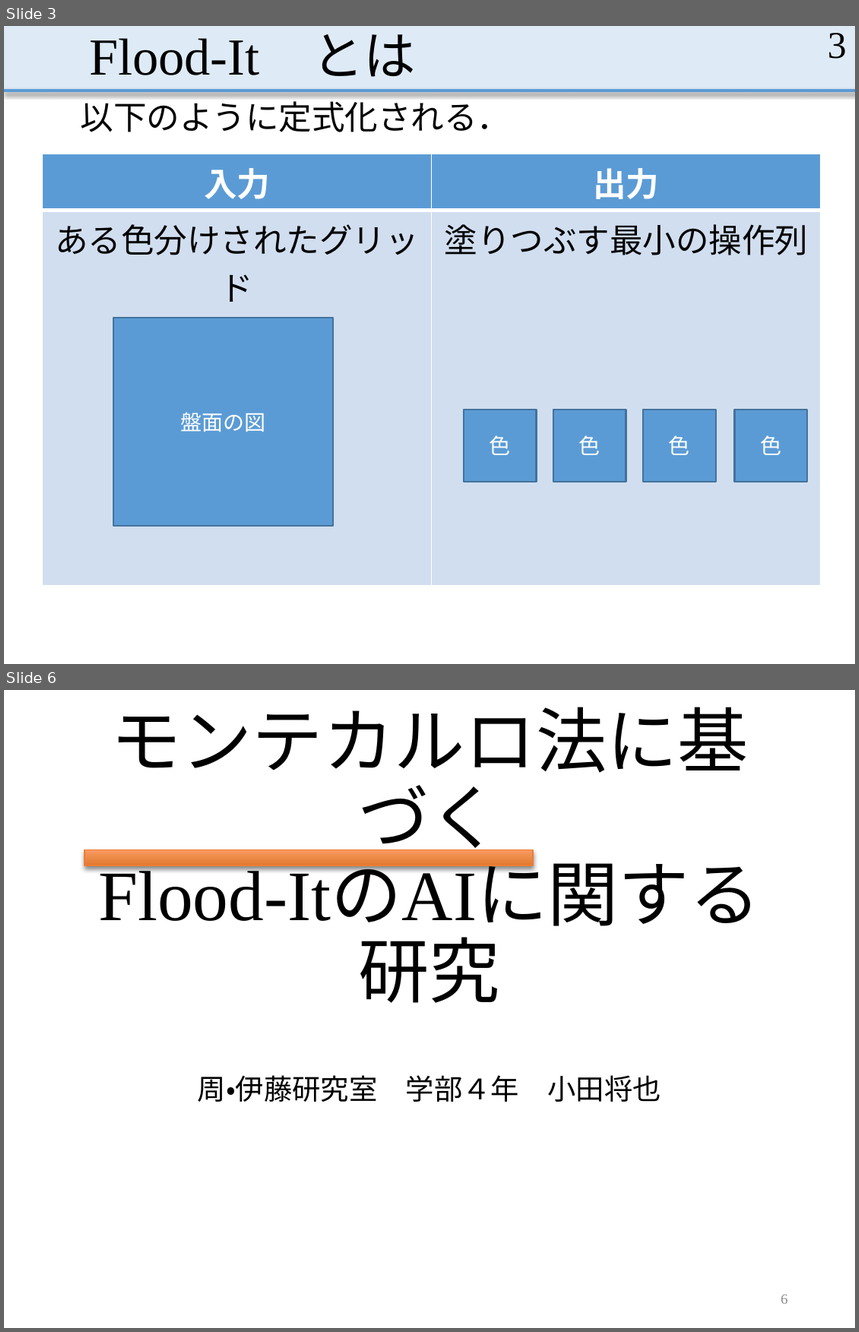
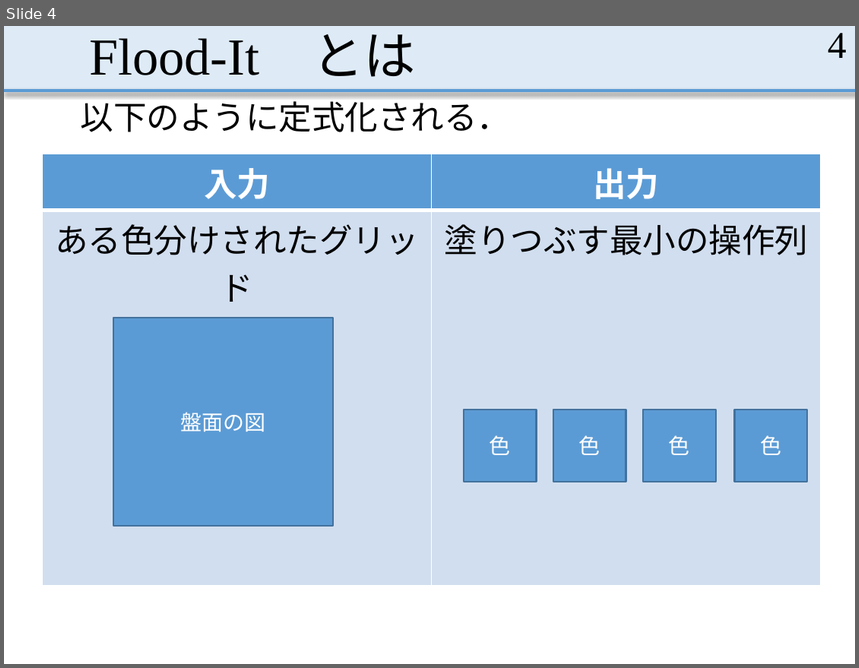
Before and after one commit to MasayaOda/SR, a slide deck: 中間発表.pptx. Shown one above the other, each under a label of ours: slides 3 and 6 before the commit, slide 4 after it; the slides between them are not shown. The pictures are 859x1332 and 859x668 pixels, drawn with LibreOffice and Linux fonts; fonts in the diff are those of the drawing. Boxes give left, top, right and bottom in pixels: in the first picture for what was removed or moved away, otherwise in the second. Text is boxed around its words. In the diff, an @@ line names an element or a change of style, - is before the commit and + after.

```diff
--- a/中間発表.pptx
+++ b/中間発表.pptx
@@ slide 6 removed at (x1=4, y1=690, x2=855, y2=1328), background #FFFFFF @@
@@ title removed at (x1=98, y1=707, x2=760, y2=1003) @@
-モンテカルロ法に基づく
-Flood-ItのAIに関する
-研究
@@ rectangle removed at (x1=85, y1=850, x2=534, y2=866) @@
@@ subtitle removed at (x1=198, y1=1075, x2=661, y2=1102) @@
-周・伊藤研究室 学部４年 小田将也
@@ page number removed at (x1=781, y1=1295, x2=788, y2=1304) @@
-6
@@ what was slide 3 is now slide 4 @@
@@ page number at (x1=828, y1=33, x2=847, y2=58): text changed @@
-3
+4
```
Also in this commit, not shown: 5 slides changed, 4 slides added, 1 other file.
